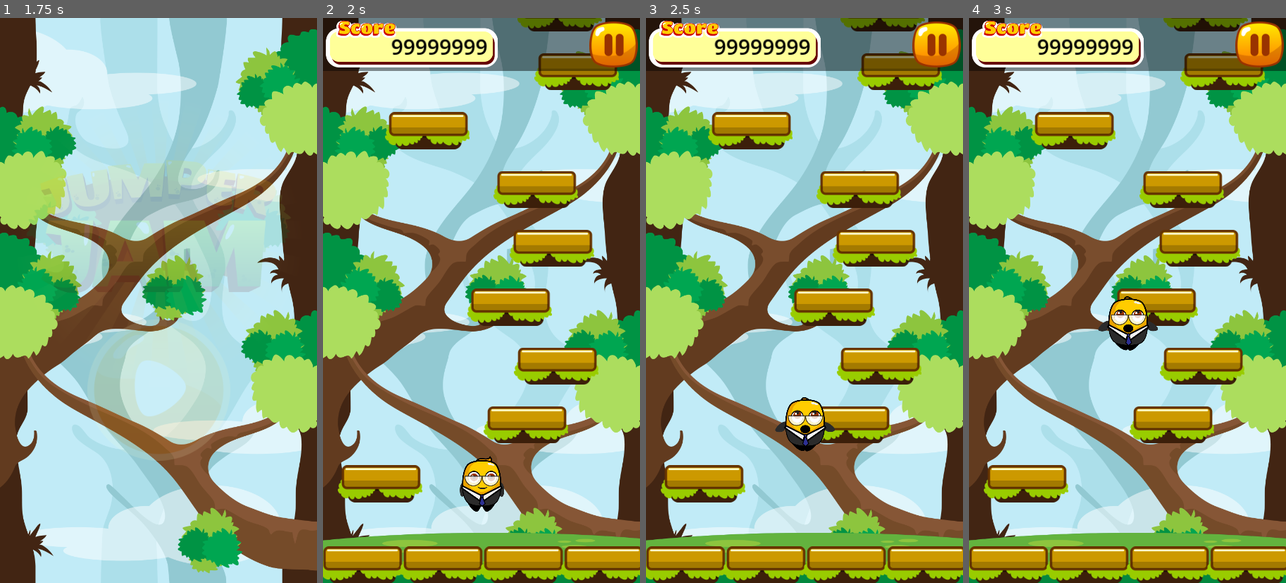
Above: before the commit, frames 1-4 (left to right).
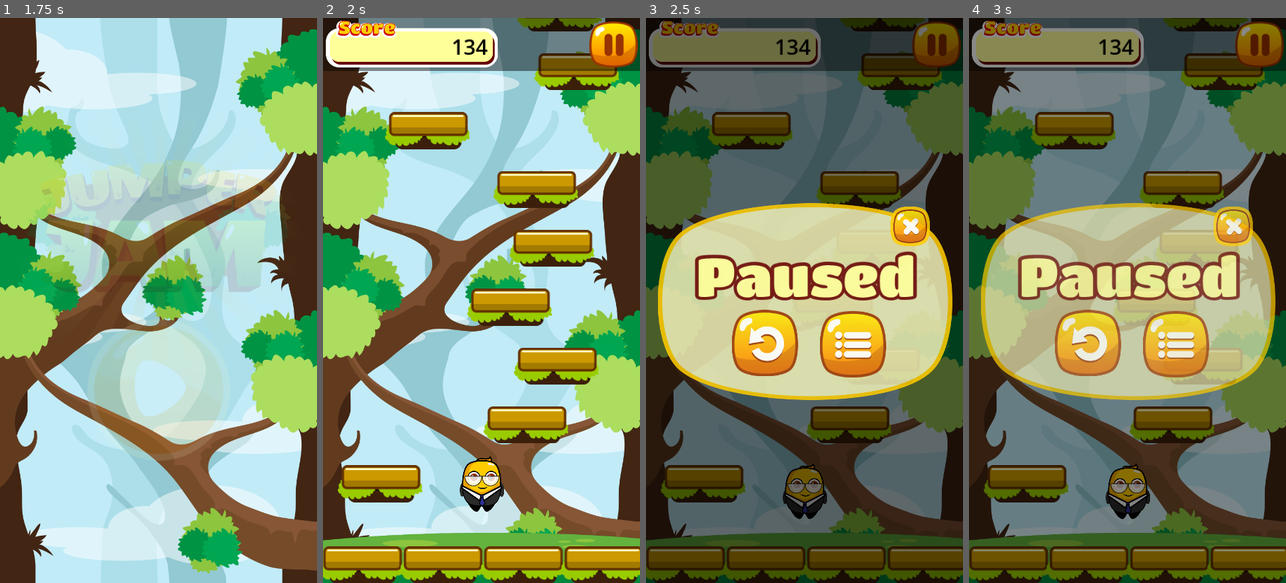
Above: after the commit, the same moments.

Repository: woliveira82/godot-mobile-jumper-jam-course
Game: Godot game, scene res://scenes/main.tscn
Same seed, same stepped clock (60 frames per second), same inputs: the game is played once before the commit and once after it.
Inputs (mouse positions are in pixels of both pictures, inside the frame that each line leads up to):
- Up to frame 1 (1.75 s): hold D (move_right) 0.53-1.25 s; click (158, 396) at 1.25 s
- Up to frame 2 (2 s): no input
- Up to frame 3 (2.5 s): click (937, 46) at 2 s
- Up to frame 4 (3 s): click (1089, 345) at 2.77 s

Frame 1 is identical in both runs. In frame 2, 0.5% of the frame differs, in the area x 21-52%, y 3-7%; in frame 3, 99%; in frame 4, 99%, in the area x 0-100%, y 0-100%.

Commit message:
Section 5: Putting It All Together - Pause System

Diff:
--- a/scenes/hud.tscn
+++ b/scenes/hud.tscn
@@ -9,6 +9,7 @@
 font_color = Color(0, 0, 0, 1)
 
 [node name="HUD" type="Control"]
+process_mode = 3
 layout_mode = 3
 anchors_preset = 15
 anchor_right = 1.0
--- a/scenes/screens.tscn
+++ b/scenes/screens.tscn
@@ -7,6 +7,7 @@
 [ext_resource type="PackedScene" uid="uid://2gf1oj5577ds" path="res://scenes/game_over_screen.tscn" id="4_lpcms"]
 
 [node name="Screens" type="CanvasLayer"]
+process_mode = 3
 layer = 101
 script = ExtResource("1_xc70i")
 
--- a/scripts/base_screen.gd
+++ b/scripts/base_screen.gd
@@ -13,6 +13,7 @@
 	visible = true
 	var tween = get_tree().create_tween()
 	tween.tween_property(self, "modulate:a", 1.0, fade_duration)
+	tween.set_pause_mode(Tween.TWEEN_PAUSE_PROCESS)
 	await tween.finished
 	get_tree().call_group("buttons", "set_disabled", false)
 
@@ -21,5 +22,6 @@
 	get_tree().call_group("buttons", "set_disabled", true)
 	var tween = get_tree().create_tween()
 	tween.tween_property(self, "modulate:a", 0.0, fade_duration)
+	tween.set_pause_mode(Tween.TWEEN_PAUSE_PROCESS)
 	await tween.finished
 	visible = false
--- a/scripts/game.gd
+++ b/scripts/game.gd
@@ -1,6 +1,7 @@
 extends Node2D
 
 signal player_died(score, highscore)
+signal pause_game
 
 var camera_scene = preload("res://scenes/game_camera.tscn")
 var player_scene = preload("res://scenes/player.tscn")
@@ -9,6 +10,9 @@
 var player: Player = null
 var player_spawn_position: Vector2
 var viewport_size: Vector2
+var score: int = 0
+var high_score: int = 0
+var save_file_path = "user://highscore.save"
 
 
 @onready var level_generator = $LevelGenerator
@@ -33,7 +37,11 @@
 	setup_parallax_layer(parallax3)
 
 	hud.visible = false
+	hud.set_score(0)
+	hud.pause_game.connect(_on_hud_pause_game)
 	ground_sprite.visible = false
+
+	load_score()
 
 
 func _process(_delta):
@@ -42,6 +50,10 @@
 
 	if Input.is_action_just_pressed("reset"):
 		get_tree().reload_current_scene()
+
+	if player:
+		score = max(score, viewport_size.y - player.global_position.y)
+		hud.set_score(score)
 
 
 func new_game():
@@ -62,6 +74,7 @@
 
 	hud.visible = true
 	ground_sprite.visible = true
+	score = 0
 
 
 func get_parallax_sprite_scale(parallax_sprite: Sprite2D):
@@ -82,11 +95,16 @@
 
 func _on_player_died():
 	hud.visible = false
-	player_died.emit(1998, 9881)
+
+	high_score = max(high_score, score)
+	save_score()
+	player_died.emit(score, high_score)
 
 
 func reset_game():
 	ground_sprite.visible = false
+	hud.set_score(0)
+	hud.visible = false
 	level_generator.reset_level()
 	if player:
 		player.queue_free()
@@ -96,3 +114,22 @@
 	if camera:
 		camera.queue_free()
 		camera = null
+
+
+func save_score():
+	var file = FileAccess.open(save_file_path, FileAccess.WRITE)
+	file.store_var(high_score)
+	file.close()
+
+
+func load_score():
+	if FileAccess.file_exists(save_file_path):
+		var file = FileAccess.open(save_file_path, FileAccess.READ)
+		high_score = file.get_var()
+		file.close()
+	else:
+		high_score = 0
+
+
+func _on_hud_pause_game():
+	pause_game.emit()
--- a/scripts/hud.gd
+++ b/scripts/hud.gd
@@ -1,7 +1,10 @@
 extends Control
+
+signal pause_game
 
 @onready var topbar = $TopBar
 @onready var topbar_bg = $TopBarBG
+@onready var score_label = $TopBar/ScoreLabel
 
 
 func _ready():
@@ -18,5 +21,10 @@
 		var margin = 10
 		topbar_bg.size.y += safe_area_top + margin
 
+
 func _on_pause_button_pressed():
-	pass # Replace with function body.
+	pause_game.emit()
+
+
+func set_score(new_score: int):
+	score_label.text = str(new_score)
--- a/scripts/main.gd
+++ b/scripts/main.gd
@@ -1,23 +1,47 @@
 extends Node
+
+var game_in_progress = false
 
 @onready var game = $Game
 @onready var screens = $Screens
 
 
 func _ready():
+	DisplayServer.window_set_window_event_callback(_on_window_event)
 	screens.start_game.connect(_on_screens_start_game)
 	screens.delete_level.connect(_on_screens_delete_level)
+
 	game.player_died.connect(_on_game_player_died)
+	game.pause_game.connect(_on_game_pause_game)
+
+
+func _on_window_event(event):
+	match event:
+		DisplayServer.WINDOW_EVENT_FOCUS_IN:
+			pass
+		DisplayServer.WINDOW_EVENT_FOCUS_OUT:
+			if game_in_progress and not get_tree().paused:
+				_on_game_pause_game()
+		DisplayServer.WINDOW_EVENT_CLOSE_REQUEST:
+			get_tree().quit()
 
 
 func _on_screens_start_game():
+	game_in_progress = true
 	game.new_game()
 
 
 func _on_screens_delete_level():
+	game_in_progress = false
 	game.reset_game()
 
 
 func _on_game_player_died(score, highscore):
+	game_in_progress = false
 	await get_tree().create_timer(0.75).timeout
 	screens.game_over(score, highscore)
+
+
+func _on_game_pause_game():
+	get_tree().paused = true
+	screens.pause_game()
--- a/scripts/screens.gd
+++ b/scripts/screens.gd
@@ -34,11 +34,18 @@
 			await get_tree().create_timer(0.5).timeout
 			start_game.emit()
 		"PauseRetry":
-			change_screen(game_over_screen)
+			change_screen(null)
+			await get_tree().create_timer(0.5).timeout
+			get_tree().paused = false
+			start_game.emit()
 		"PauseBack":
+			change_screen(title_screen)
+			get_tree().paused = false
+			delete_level.emit()
+		"PauseClose":
 			change_screen(null)
-		"PauseClose":
-			print("PauseClose")
+			await get_tree().create_timer(0.75).timeout
+			get_tree().paused = false
 		"GameOverRetry":
 			change_screen(null)
 			await get_tree().create_timer(0.5).timeout
@@ -65,3 +72,7 @@
 	game_over_score_label.text = "Score: %d" % score
 	game_over_high_score_label.text = "Best: %d" % highscore
 	change_screen(game_over_screen)
+
+
+func pause_game():
+	change_screen(pause_screen)
